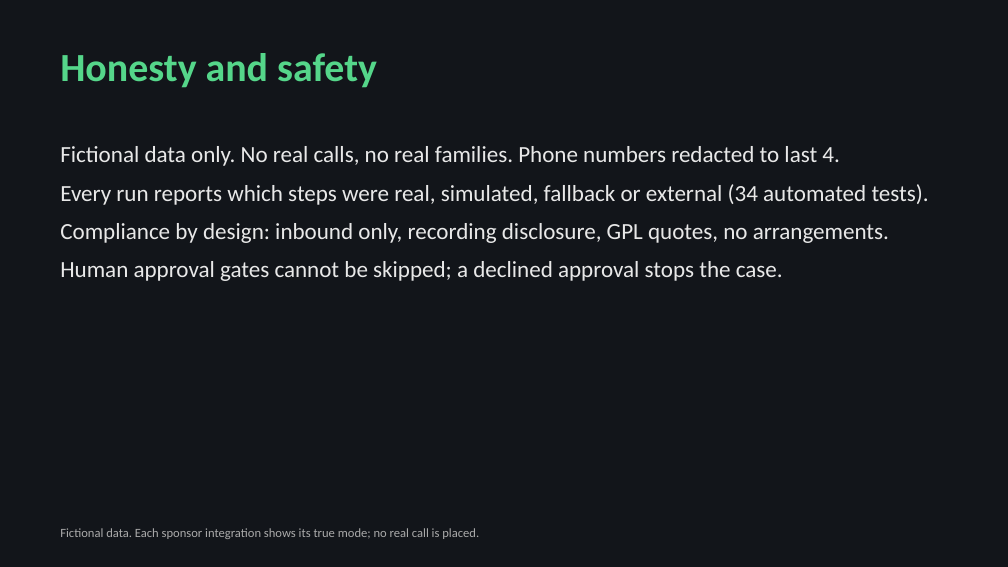
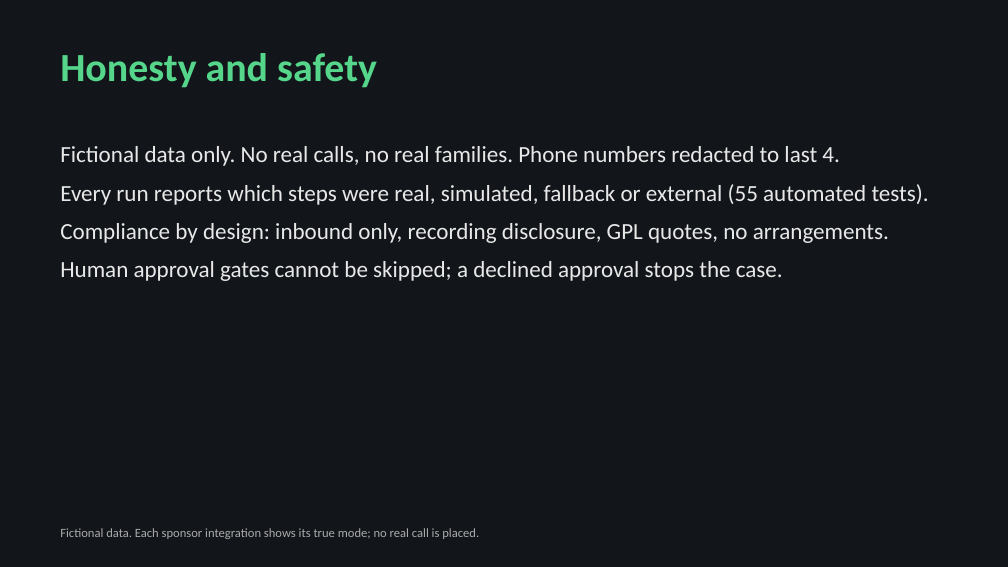
Before and after one commit to donaldc11/vigil-ai-night-staff, a slide deck: slide 6 of Vigil_deck.pptx. Drawn at 1008x567 pixels with LibreOffice and Linux fonts; fonts in the diff are those of the drawing. Boxes give left, top, right and bottom in pixels: in the first picture for what was removed or moved away, otherwise in the second. Text is boxed around its words. In the diff, an @@ line names an element or a change of style, - is before the commit and + after.

```diff
--- a/Vigil_deck.pptx
+++ b/Vigil_deck.pptx
@@ text at box(60, 184, 929, 205): text changed @@
-Every run reports which steps were real, simulated, fallback or external (34 automated tests).
+Every run reports which steps were real, simulated, fallback or external (55 automated tests).
```
Also in this commit, not shown: 2 other slides changed, 16 other files.
